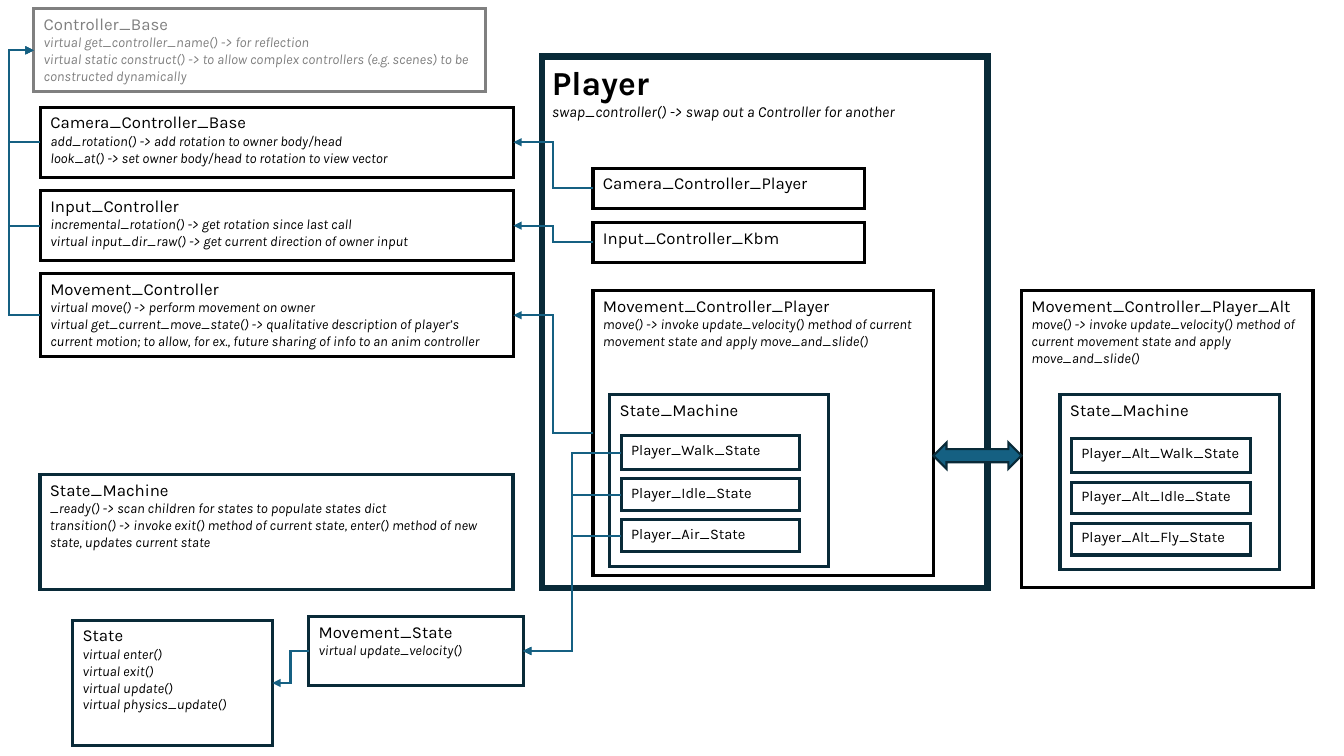
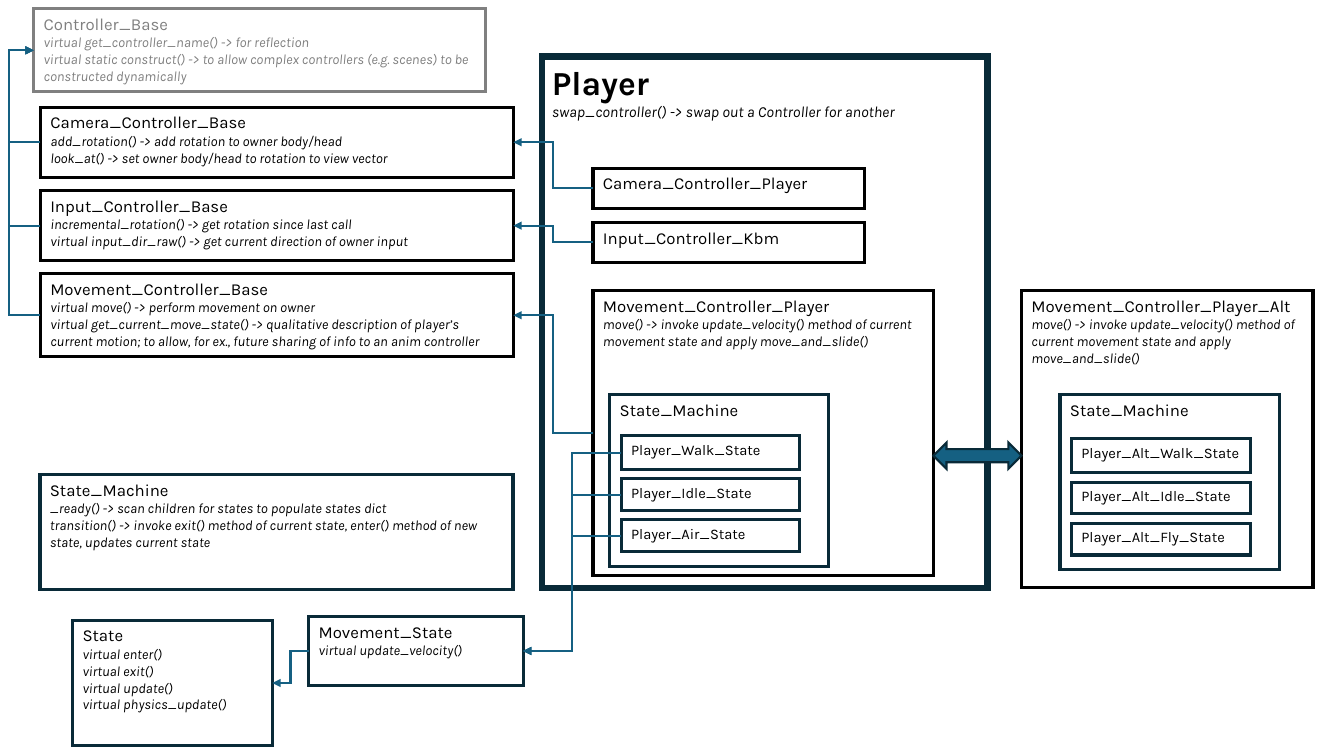
Before and after one commit to Kestrel280/tethergame, a slide deck: slide 1 of docs/tethergame_player_architecture.pptx. Drawn at 1344x756 pixels with LibreOffice and Linux fonts; fonts in the diff are those of the drawing. Boxes give left, top, right and bottom in pixels: in the first picture for what was removed or moved away, otherwise in the second. Text is boxed around its words. In the diff, an @@ line names an element or a change of style, - is before the commit and + after.

Commit message:
Fix typos in Player architecture diagram

```diff
--- a/docs/tethergame_player_architecture.pptx
+++ b/docs/tethergame_player_architecture.pptx
@@ text in rectangle at <box>50,200,228,216</box>: text changed @@
-Input_Controller
+Input_Controller_Base
@@ text in rectangle at <box>50,283,268,296</box>: text changed @@
-Movement_Controller
+Movement_Controller_Base
```
